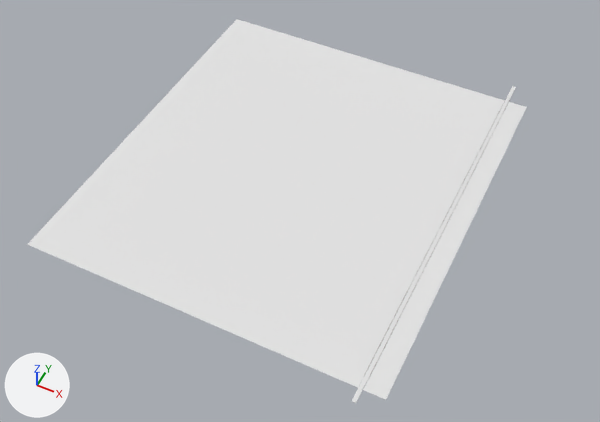
The Blender file environment/models/road.blend: old version first, new version second.
Camera for both pictures: a camera (50 mm lens) standing at (225.0, -1100.0, 1233.0) and looking at (-294.0, -63.0, -63.0). Lighting does not change. The marker at lower left points along +X, +Y and +Z.

Names of what the first picture shows: 'bigyard-col', 'otheryard-col', 'road-col'.
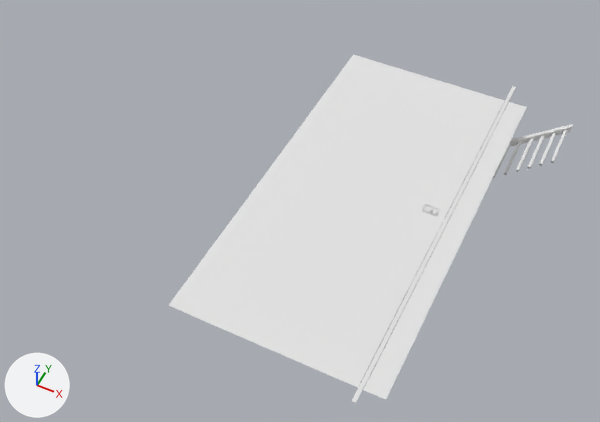
Edits to the bpy script that builds the scene:
```text
Add mat_textures_003:
    mat_textures_003 = principled_material('textures.003')
    mat_textures_003.base_color = (0.8, 0.8, 0.8)  # white #e7e7e7
    mat_textures_003.roughness = 0.4
Change me_plane_003:
    where me_plane_003.from_pydata(...)  # 4 vertices, 1 face; spans x -1.0..32.7, y -19.1..20.6, z 0.0
    used by ob_bigyard_col; location = (-25.0, -2.0, 0.0); rotation_euler = (0.0, 0.0, 3.142), in degrees (0, 0, 180); scale = (20.6, 20.6, 20.6)
    me_plane_003 part 1
    me_plane_003.vertices[1].co: (32.7, -19.1, 0.0) -> (17.2, -19.1, 0.0)  # pixel (236, 19) -> pixel (353, 54)
    me_plane_003.vertices[3].co: (32.7, 20.6, 0.0) -> (17.2, 20.6, 0.0)  # pixel (27, 244) -> pixel (168, 305)
Add me_railing_stair_03_l_003:
    me_railing_stair_03_l_003.from_pydata(...)  # 128 vertices, 132 faces; spans x -150.0..150.0, y 10.0..420.0, z -48.0..-32.0
    me_railing_stair_03_l_003.materials.append(mat_textures_003)  # white #e7e7e7
Add ob_railing_stair_03_l_001:
    ob_railing_stair_03_l_001 = bpy.data.objects.new('railing_stair_03_L.001', me_railing_stair_03_l_003)
    ob_railing_stair_03_l_001.location = (0.0, 0.0, 0.0)
```

Location of each change, [x1, y1, x2, y2] in pixels of the pictures (600 x 422 px):
'bigyard-col', reshaped (29% narrower, 10% shorter)
    before: [27, 19, 505, 388]
    after: [168, 55, 505, 388]
'railing_stair_03_L.001', added
    after: [493, 124, 573, 178]
